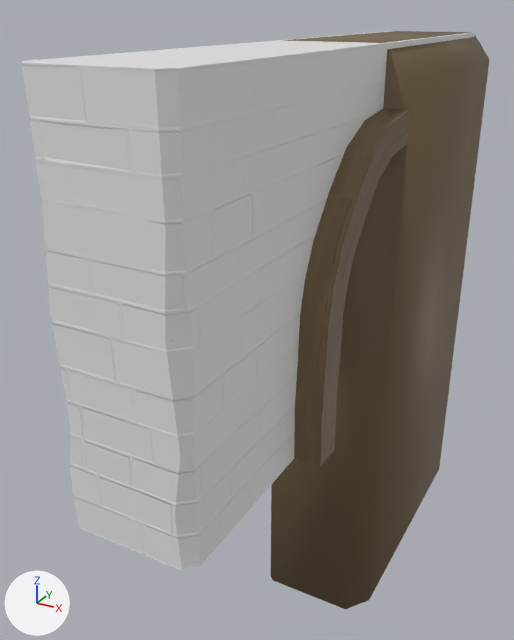
The FBX model Assets/Stylized_Egypt/Meshes/building/SM_wall_11.fbx as it was, and as the next commit left it.
One viewpoint serves both versions: a 50 mm camera at (5.04, -11.67, 6.52) aimed at (-1.18, -0.35, 0.86). Lighting does not change. The marker at lower left points along +X, +Y and +Z. Where no turn or scale is listed for an object, it has been applied to the vertices.

Objects in the first picture: 'SM_wall_11', 'SM_wall_11_ConvexHulls'.
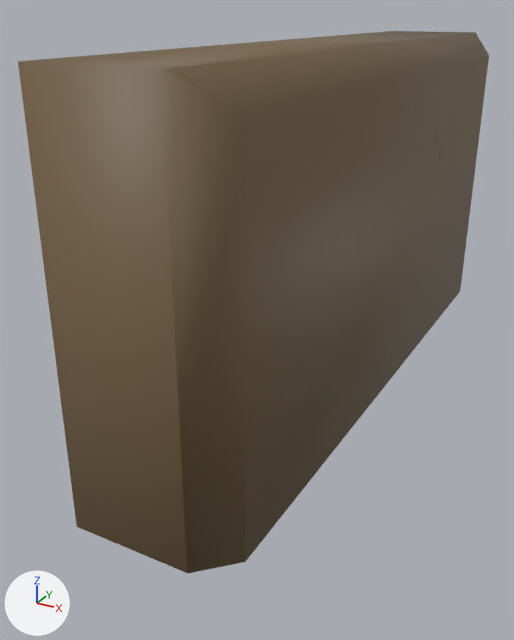
Patch to the scene script:
```diff
--- a/Assets/Stylized_Egypt/Meshes/building/SM_wall_11.fbx.py
+++ b/Assets/Stylized_Egypt/Meshes/building/SM_wall_11.fbx.py
@@ ob_sm_wall_11_convexhulls @@
 ob_sm_wall_11_convexhulls = bpy.data.objects.new('SM_wall_11_ConvexHulls', me_sm_wall_11_convexhulls)
+ob_sm_wall_11_convexhulls.parent = ob_sm_wall_229
 ob_sm_wall_11_convexhulls.location = (0.0, 0.0, 0.0)
-ob_sm_wall_11_convexhulls.scale = (0.01, 0.01, 0.01)
@@ ob_sm_wall_229 @@
+ob_sm_wall_229 = bpy.data.objects.new('SM_wall_229', None)
+ob_sm_wall_229.location = (0.0, 0.0, 0.0)
+ob_sm_wall_229.rotation_euler = (1.571, 0.0, 0.0)  # degrees (90, 0, 0)
+ob_sm_wall_229.scale = (0.01, 0.01, 0.01)
```

Where the change shows, as pixel boxes [x1, y1, x2, y2] in the pictures (514 x 640 px):
'SM_wall_11_ConvexHulls', moved, rescaled (116% wider, 6% shorter)
    before: [271, 31, 489, 609]
    after: [18, 31, 489, 573]
'SM_wall_11', unchanged, covered by the edit
    before: [21, 31, 475, 571]
